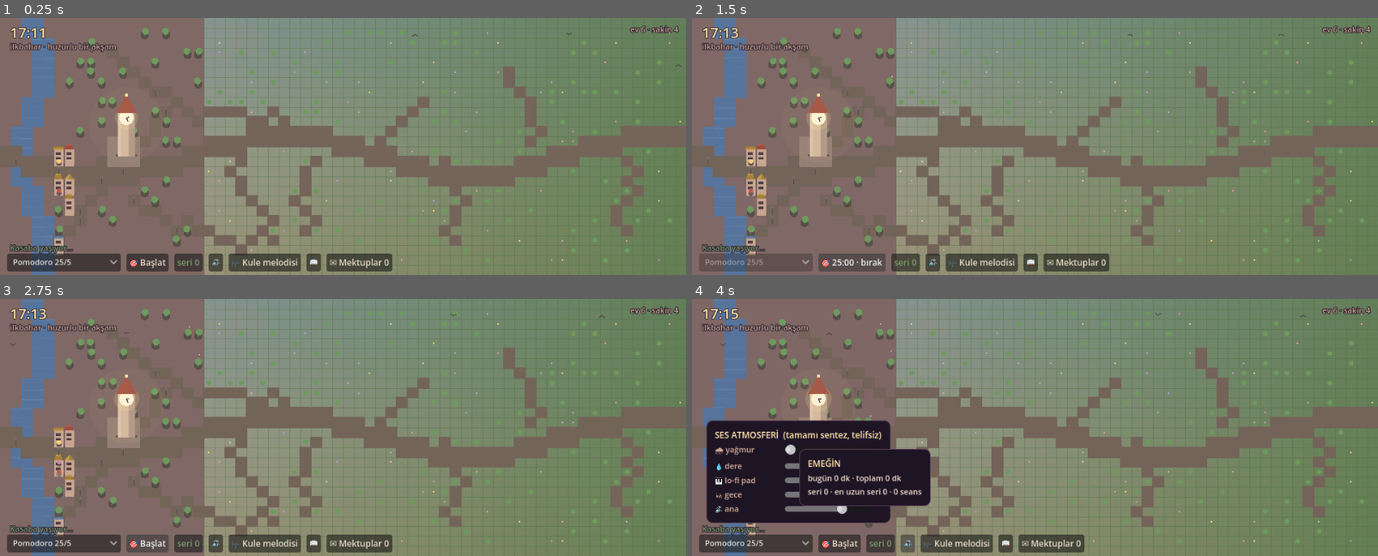
Above: before the commit, frames 1-4 (two rows, left to right).
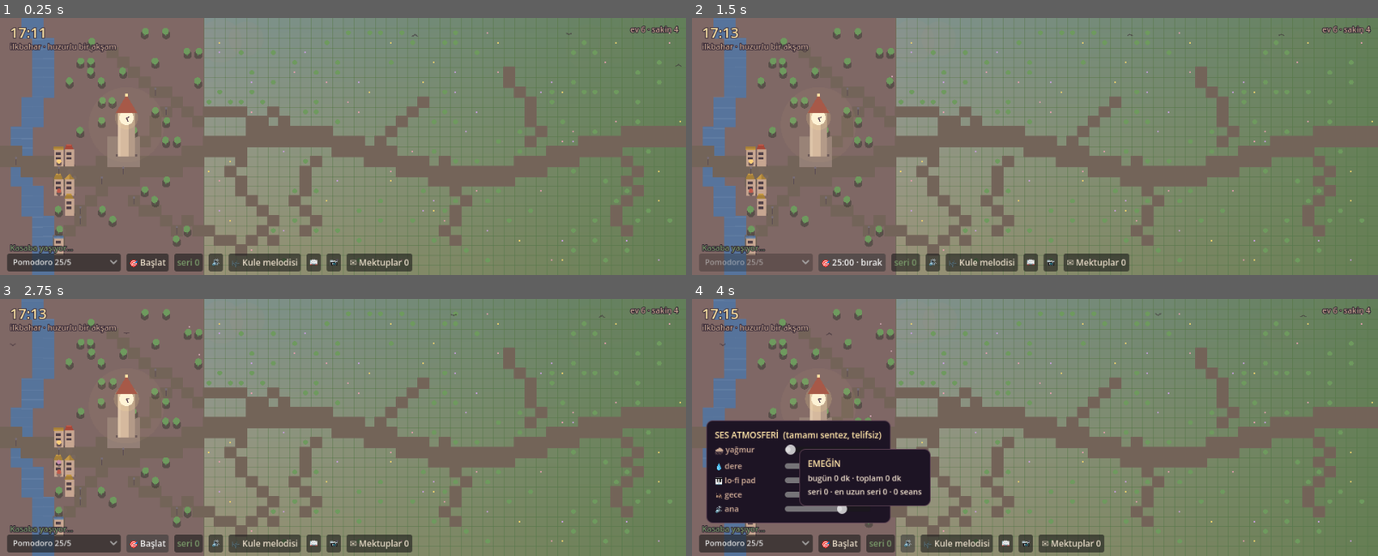
Above: after the commit, the same moments.

Repository: altuix/pomo-village
Game: Godot game, scene res://Main.tscn
Two runs of this game, one before a commit and one after it. Both use one fixed random seed, a clock stepped at 60 frames per second and the inputs below.
Inputs:
- Up to frame 1 (0.25 s): no input
- Up to frame 2 (1.5 s): click "Pomodoro 25/5" at 0.5 s; click "🎯 Başlat" at 1.25 s
- Up to frame 3 (2.75 s): click "🎯 25:00 · bırak" at 2 s
- Up to frame 4 (4 s): click "seri 0" at 2.75 s; click "🔊" at 3.5 s

The runs differ from the first frame. In frame 1, 0.4% of the frame differs, in the area x 48-61%, y 91-99%; in frame 2, 0.4%; in frame 3, 0.4%; in frame 4, 0.4%.

Commit message:
feat: kartpostal modu — kadraj + tohum PNG paylaşımı (Faz C #20)
Pazarlamanın GIF/screenshot üretim aracı + oyuncu paylaşımı (UGC). 📷 butonu:
UI 2 kare gizlenir → temiz kare + ink çerçeve → Resimler klasörüne
NEFES_tohum<seed>_gun<N>_<saat>.png (tohum dosya adında: arkadaş aynı kasabayı
kurabilir — deterministik paylaşım). Deklanşör çift-tık sesi + olay akışı bildirimi.
world.town_seed() erişimcisi. Doğrulama: .verify_out kartpostalı gözle incelendi.

Co-Authored-By: Claude Fable 5 <noreply@anthropic.com>

Diff:
--- a/scripts/audio_engine.gd
+++ b/scripts/audio_engine.gd
@@ -130,6 +130,9 @@
 		"breakEnd":   # mola bitti: nazik iki-nota iniş (davet, alarm değil — cozy)
 			_tone(659.0, 0.5, 0.07, "sine")
 			_tone(523.0, 0.7, 0.06, "sine", 0.18)
+		"camera":   # kartpostal deklanşörü: çift minik tık
+			_tone(1200.0, 0.04, 0.05, "sine")
+			_tone(900.0, 0.05, 0.05, "sine", 0.06)
 		"farewell":
 			_tone(392.0, 1.6, 0.07, "sine")
 			_tone(494.0, 1.6, 0.05, "sine", 0.05)
--- a/scripts/main.gd
+++ b/scripts/main.gd
@@ -194,6 +194,43 @@
 		return { "person": town_view.hovered, "px": town_view.hovered_px }
 	return {}
 
+# ---- kartpostal modu (Faz C #20): o anki kadraj + tohum → PNG (paylaşım/pazarlama aracı) ----
+var last_postcard_path := ""
+
+func take_postcard(dir_override: String = "") -> void:
+	if world == null or not is_instance_valid(ui):
+		return
+	var was_visible: bool = ui.visible
+	ui.visible = false
+	await get_tree().process_frame
+	await get_tree().process_frame   # UI'sız temiz kare için render bekle
+	var img := get_viewport().get_texture().get_image()
+	ui.visible = was_visible
+	# ink çerçeve — kartpostal hissi (palet: ink #2b1e2e)
+	var ink := Color("2b1e2e")
+	var wpx := img.get_width()
+	var hpx := img.get_height()
+	img.fill_rect(Rect2i(0, 0, wpx, 6), ink)
+	img.fill_rect(Rect2i(0, hpx - 6, wpx, 6), ink)
+	img.fill_rect(Rect2i(0, 0, 6, hpx), ink)
+	img.fill_rect(Rect2i(wpx - 6, 0, 6, hpx), ink)
+	var dir_path := dir_override
+	if dir_path == "":
+		dir_path = OS.get_system_dir(OS.SYSTEM_DIR_PICTURES)
+	if dir_path == "" or not DirAccess.dir_exists_absolute(dir_path):
+		dir_path = OS.get_user_data_dir()
+	var day: int = world.tick / World.TICKS_PER_DAY + 1
+	# tohum dosya adında: arkadaşın aynı tohumla aynı kasabayı kurabilir (deterministik paylaşım)
+	last_postcard_path = "%s/NEFES_tohum%d_gun%d_%s.png" % [dir_path, world.town_seed(), day, world.clock_string().replace(":", "")]
+	var e := img.save_png(last_postcard_path)
+	if e == OK:
+		world._push_event("📷 kartpostal kaydedildi (Resimler klasörü)")
+		if is_instance_valid(audio):
+			audio.event("camera")
+	else:
+		world._push_event("📷 kartpostal kaydedilemedi")
+		push_warning("[postcard] save_png err=%d yol=%s" % [e, last_postcard_path])
+
 func _on_focus_timeout() -> void:
 	if _focus_phase == "work":
 		if world != null:
--- a/scripts/ui/ui.gd
+++ b/scripts/ui/ui.gd
@@ -151,6 +151,10 @@
 	var alb := _button("📖")
 	alb.pressed.connect(func(): _toggle(album_box); _refresh_album())
 	bar.add_child(alb)
+
+	var cam := _button("📷")
+	cam.pressed.connect(func(): if main != null and main.has_method("take_postcard"): main.take_postcard())
+	bar.add_child(cam)
 
 	_wish_btn = _button("")
 	_wish_btn.add_theme_color_override("font_color", Color("c9e0b0"))
--- a/scripts/world.gd
+++ b/scripts/world.gd
@@ -84,6 +84,9 @@
 
 func population() -> int:
 	return people.size()
+
+func town_seed() -> int:
+	return _salt   # kartpostal/paylaşım: aynı tohum = aynı kasaba
 
 func clock_string() -> String:
 	var hh := int(floor(time_of_day))
